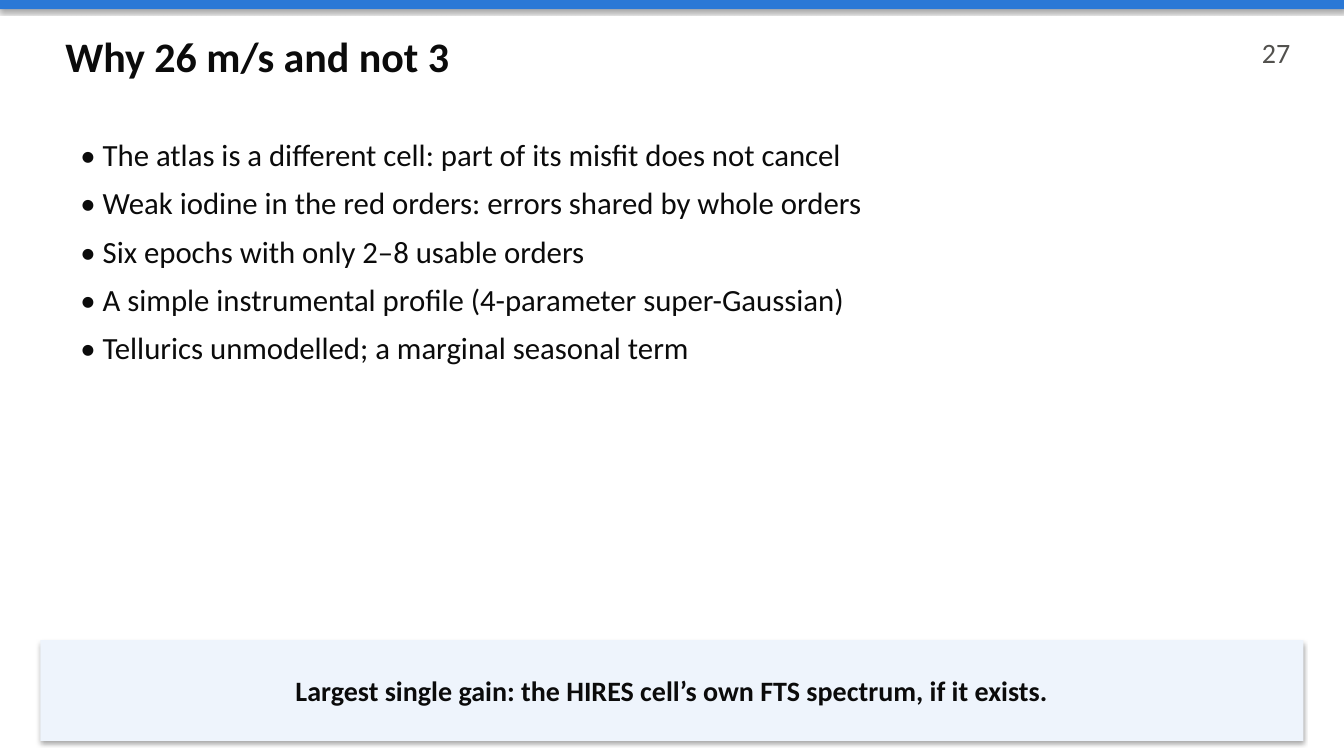
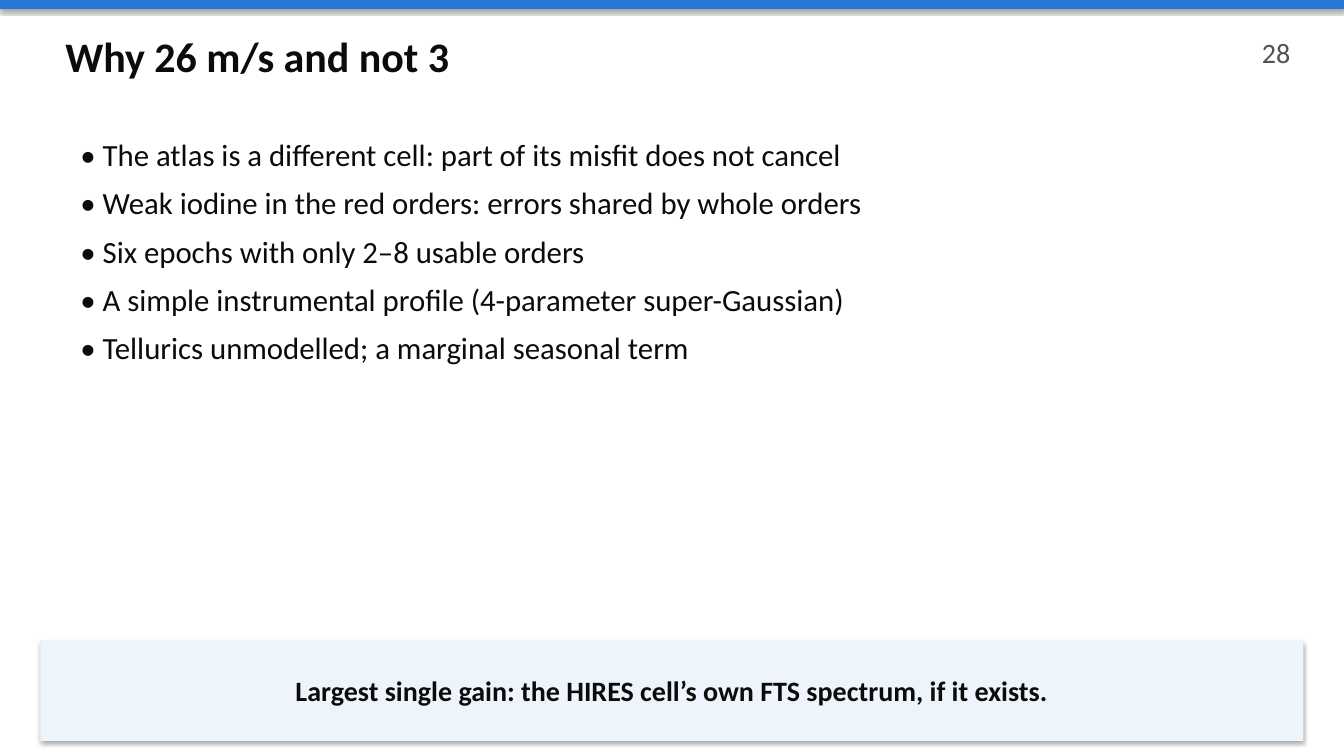
Before and after one commit to pypeit/first-hires-exoplanet, a slide deck: slide 28 of docs/slides/technical_summary.pptx (slide 27 before the commit). Drawn at 1344x756 pixels with LibreOffice and Linux fonts; fonts in the diff are those of the drawing. Boxes give left, top, right and bottom in pixels: in the first picture for what was removed or moved away, otherwise in the second. Text is boxed around its words. In the diff, an @@ line names an element or a change of style, - is before the commit and + after.

```diff
--- a/docs/slides/technical_summary.pptx
+++ b/docs/slides/technical_summary.pptx
@@ text at <box>1262,44,1290,63</box>: text changed @@
-27
+28
```
Also in this commit, not shown: 25 other slides changed, 1 slide added, 3 other files.
